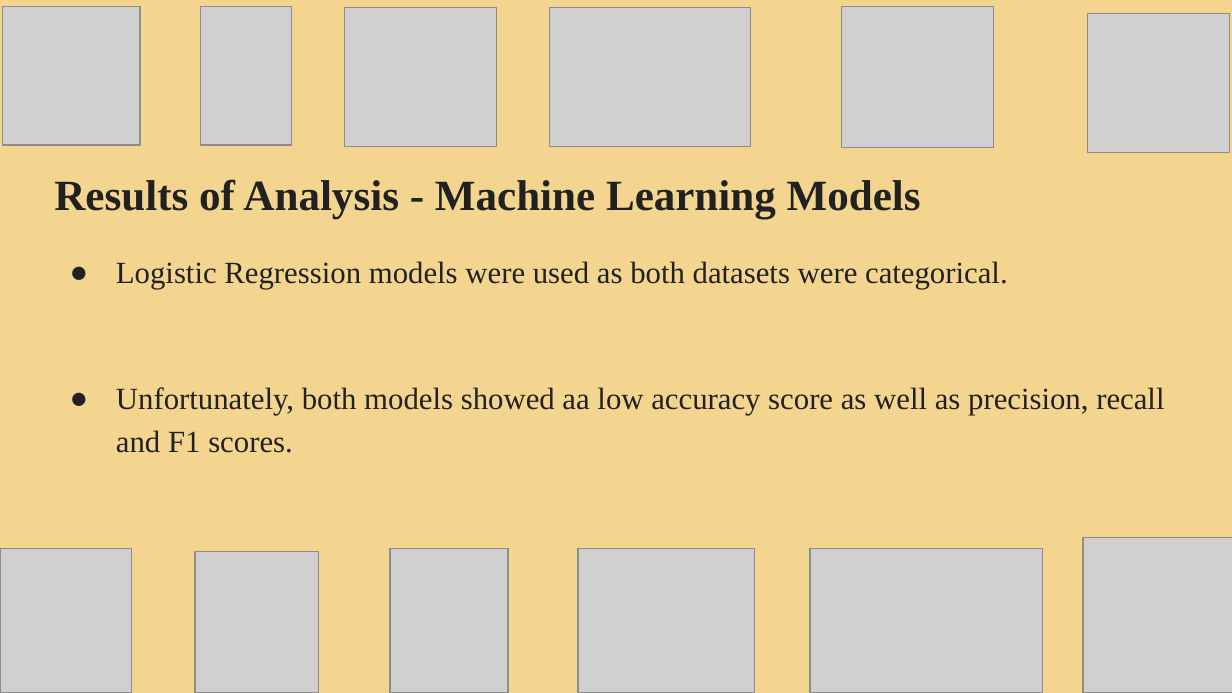
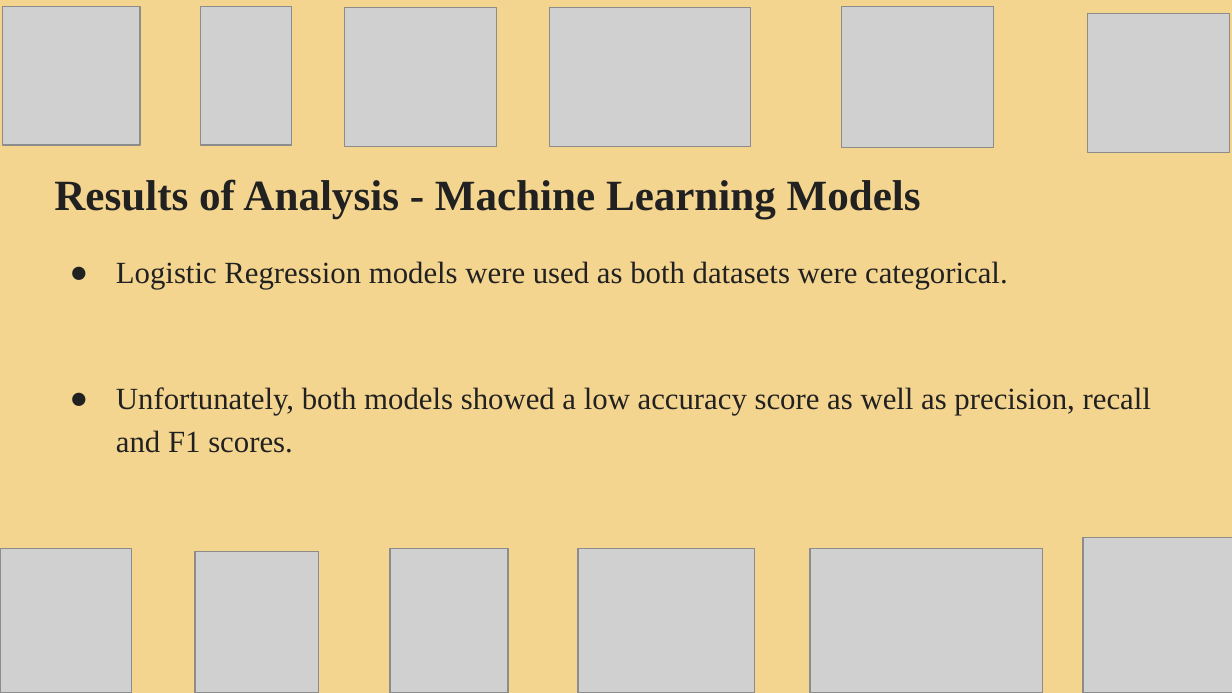
Before and after one commit to rulamia/Horrorscopes, a slide deck: slide 21 of HorrorscopesFinal.pptx. Drawn at 1232x693 pixels with LibreOffice and Linux fonts; fonts in the diff are those of the drawing; grey boxes stand for pictures. Boxes give left, top, right and bottom in pixels: in the first picture for what was removed or moved away, otherwise in the second. Text is boxed around its words. In the diff, an @@ line names an element or a change of style, - is before the commit and + after.

Commit message:
Updating Presentation - typo fix

```diff
--- a/HorrorscopesFinal.pptx
+++ b/HorrorscopesFinal.pptx
@@ text at (116,387,1151,453): text changed @@
-● Unfortunately, both models showed aa low accuracy score as well as precision, recall and F1 scores.
+● Unfortunately, both models showed a low accuracy score as well as precision, recall and F1 scores.
```
Also in this commit, not shown: 1 other slide changed.
